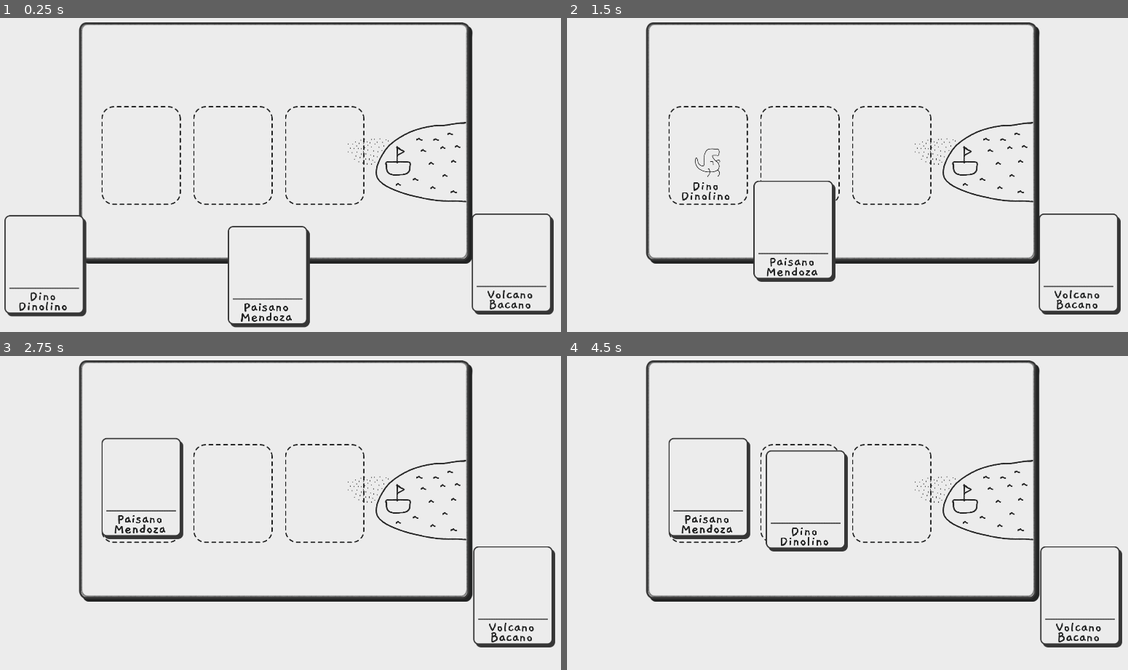
Above: before the commit, frames 1-4 (two rows, left to right).
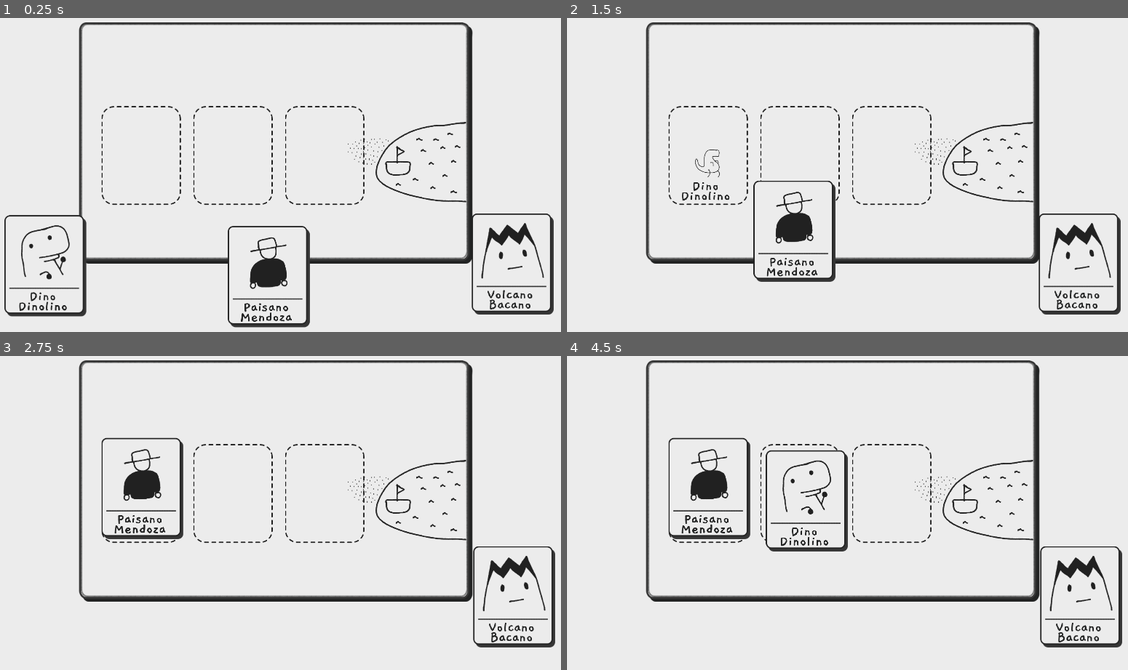
Above: after the commit, the same moments.

Repository: Perro-Viejo/los-cuentos-de-vampichoco
Game: Godot game, scene res://src/Levels/Level1.tscn
Same seed, same stepped clock (60 frames per second), same inputs: the game is played once before the commit and once after it.
Inputs (mouse positions are in pixels of both pictures, inside the frame that each line leads up to):
- Up to frame 1 (0.25 s): no input
- Up to frame 2 (1.5 s): tap Enter at 0.5 s; drag from (611, 266) to (707, 156) at 0.52 s; drag from (836, 275) to (707, 156) at 1.27 s
- Up to frame 3 (2.75 s): tap Space at 2 s; move the mouse to (510, 600) at 2.02 s; click (510, 600) at 2.17 s
- Up to frame 4 (4.5 s): tap Enter at 2.75, 4.25 s; drag from (813, 575) to (802, 494) at 2.77 s; tap Space at 3.5 s; move the mouse to (1015, 556) at 3.52 s; click (1015, 556) at 3.67 s; drag from (667, 459) to (1083, 597) at 4.27 s

The runs differ from the first frame. In frame 1, 1.3% of the frame differs, in the area x 3-98%, y 65-87%; in frame 2, 1.1%; in frame 3, 1.1%; in frame 4, 1.3%.

Commit message:
Added new sprites for card illustrations.
Added Godot project icon.
Updated the sprites for Dino idle, level background, GUI slot and GUI
card.
Added placeholder sprite for cards without custom texture.
Minor code changes to toggle visibility on card's sprite.

Diff:
--- a/project.godot
+++ b/project.godot
@@ -29,9 +29,10 @@
 
 window/size/width=1920
 window/size/height=1080
-window/size/test_width=580
-window/size/test_height=300
+window/size/test_width=960
+window/size/test_height=540
 window/stretch/mode="viewport"
+window/stretch/aspect="keep"
 
 [rendering]
 
--- a/src/GUI/Card.gd
+++ b/src/GUI/Card.gd
@@ -15,20 +15,26 @@
 	$Area2D.connect('input_event', self, '_on_input_event')
 
 	$Area2D/Sprite.texture = card_texture
+
 	$Area2D/Label.set_text(title_text)
-	pos_initial=get_position()
+
+	pos_initial = get_position()
 
 func _process(delta):
 	if (drag_mouse):
 		set_position(get_viewport().get_mouse_position())
 
+
 func drag_card():
 	drag_mouse = true
+
+	$Area2D/Sprite.show()
 	if not $Area2D/Card.visible:
 		$Area2D/Card.show()
 
 	if current_slot:
 		current_slot.remove_card(self)
+
 
 func drop_card():
 	drag_mouse = false;
@@ -74,3 +80,8 @@
 	current_slot = null
 	slot_pos
 	prev_index=0
+
+func dropped(target_pos: Vector2) -> void:
+	set_position(target_pos)
+	set_z_index(0)
+	$Area2D/Sprite.hide()
--- a/src/GUI/Card.tscn
+++ b/src/GUI/Card.tscn
@@ -1,6 +1,6 @@
 [gd_scene load_steps=7 format=2]
 
-[ext_resource path="res://assets/_temp/Dino.jpg" type="Texture" id=1]
+[ext_resource path="res://assets/sprites/gui/placeholder-ico.png" type="Texture" id=1]
 [ext_resource path="res://src/GUI/Card.gd" type="Script" id=2]
 [ext_resource path="res://assets/sprites/gui/card.png" type="Texture" id=3]
 [ext_resource path="res://assets/fonts/Gaegu-Bold.ttf" type="DynamicFontData" id=4]
@@ -21,15 +21,13 @@
 "_edit_group_": true
 }
 
+[node name="Card" type="Sprite" parent="Area2D"]
+texture = ExtResource( 3 )
+
 [node name="Sprite" type="Sprite" parent="Area2D"]
-visible = false
 position = Vector2( 0, -44.5696 )
 z_index = 1
-z_as_relative = false
 texture = ExtResource( 1 )
-
-[node name="Card" type="Sprite" parent="Area2D"]
-texture = ExtResource( 3 )
 
 [node name="CollisionShape2D" type="CollisionShape2D" parent="Area2D"]
 position = Vector2( 0, -1.48566 )
--- a/src/GUI/GUI.tscn
+++ b/src/GUI/GUI.tscn
@@ -2,9 +2,9 @@
 
 [ext_resource path="res://assets/sprites/gui/slot.png" type="Texture" id=1]
 [ext_resource path="res://src/GUI/Card.tscn" type="PackedScene" id=2]
-[ext_resource path="res://assets/_temp/Dino.jpg" type="Texture" id=3]
-[ext_resource path="res://assets/_temp/Nino.jpg" type="Texture" id=4]
-[ext_resource path="res://assets/_temp/Volcan.jpg" type="Texture" id=5]
+[ext_resource path="res://assets/sprites/gui/paisano-ico.png" type="Texture" id=3]
+[ext_resource path="res://assets/sprites/gui/volcano-ico.png" type="Texture" id=4]
+[ext_resource path="res://assets/sprites/gui/dino-ico.png" type="Texture" id=5]
 [ext_resource path="res://src/GUI/Slot.tscn" type="PackedScene" id=6]
 [ext_resource path="res://src/GUI/Control.gd" type="Script" id=7]
 
@@ -42,17 +42,17 @@
 position = Vector2( 196.122, 867.982 )
 z_index = 1
 z_as_relative = false
-card_texture = ExtResource( 3 )
+card_texture = ExtResource( 5 )
 title_text = "Dino Dinolino"
 
 [node name="Paisano" parent="Control" instance=ExtResource( 2 )]
 position = Vector2( 932.829, 903.476 )
 z_index = 2
-card_texture = ExtResource( 4 )
+card_texture = ExtResource( 3 )
 title_text = "Paisano Mendoza"
 
 [node name="Volcano" parent="Control" instance=ExtResource( 2 )]
 position = Vector2( 1737.42, 862.162 )
 z_index = 3
-card_texture = ExtResource( 5 )
+card_texture = ExtResource( 4 )
 title_text = "Volcano Bacano"
--- a/src/GUI/Slot.gd
+++ b/src/GUI/Slot.gd
@@ -19,9 +19,8 @@
 
 func insert_card(card):
 	if !current_card || card == current_card:
-		current_card=card
-		current_card.set_position(get_position())
-		current_card.set_z_index(0)
+		current_card = card
+		card.dropped(get_position())
 		EventsManager.emit_signal("card_inserted", get_name(), current_card.get_name())
 
 func restart():
Binary file added: assets/sprites/characters/dino-dance.png
Not shown, added: assets/sprites/characters/dino-dance.png.import
Binary file added: assets/sprites/characters/dino-eat.png
Not shown, added: assets/sprites/characters/dino-eat.png.import
Binary file changed: assets/sprites/characters/dino-idle.png
Binary file added: assets/sprites/characters/dino-run.png
Not shown, added: assets/sprites/characters/dino-run.png.import
Binary file added: assets/sprites/characters/dino-walk.png
Not shown, added: assets/sprites/characters/dino-walk.png.import
Binary file added: assets/sprites/characters/volcano-erupt.png
Not shown, added: assets/sprites/characters/volcano-erupt.png.import
Binary file changed: assets/sprites/gui/card.png
(and 10 more such lines)
